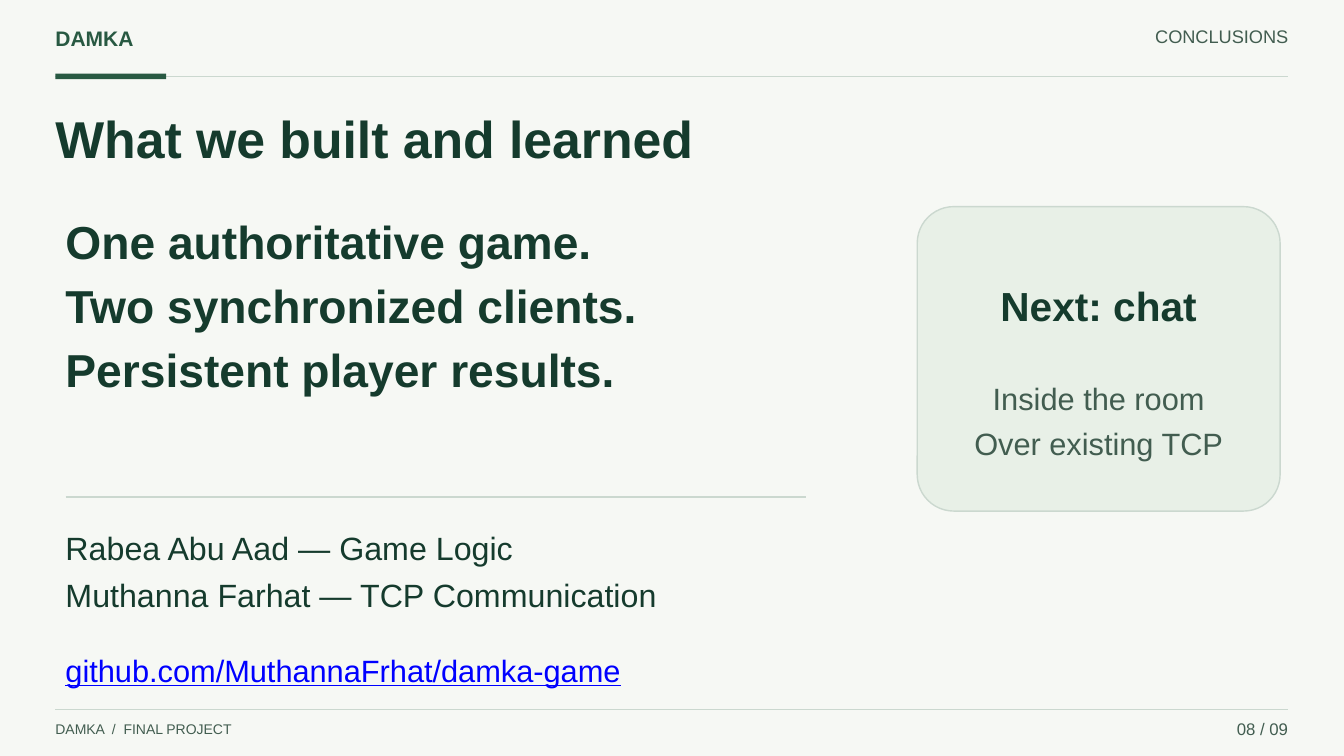
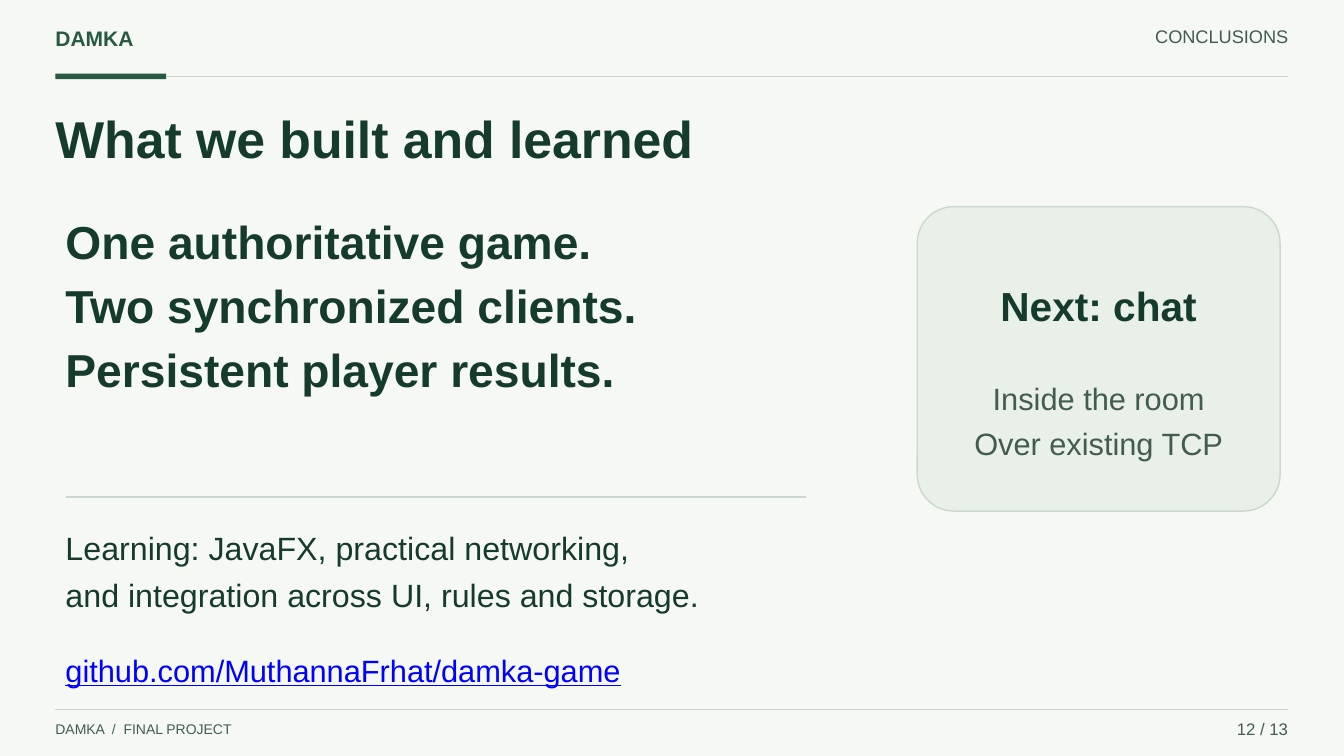
Before and after one commit to MuthannaFrhat/damka-game, a slide deck: slide 12 of docs/presentation/Damka_Presentation.pptx (slide 8 before the commit). Drawn at 1344x756 pixels with LibreOffice and Linux fonts; fonts in the diff are those of the drawing. Boxes give left, top, right and bottom in pixels: in the first picture for what was removed or moved away, otherwise in the second. Text is boxed around its words. In the diff, an @@ line names an element or a change of style, - is before the commit and + after.

```diff
--- a/docs/presentation/Damka_Presentation.pptx
+++ b/docs/presentation/Damka_Presentation.pptx
@@ text at (65,536,698,613): text changed @@
-Rabea Abu Aad — Game Logic
-Muthanna Farhat — TCP Communication
+Learning: JavaFX, practical networking,
+and integration across UI, rules and storage.
@@ text at (1237,723,1288,735): text changed @@
-08 / 09
+12 / 13
```
Also in this commit, not shown: 7 other slides changed, 5 slides added, 1 slide removed, 4 other files.
